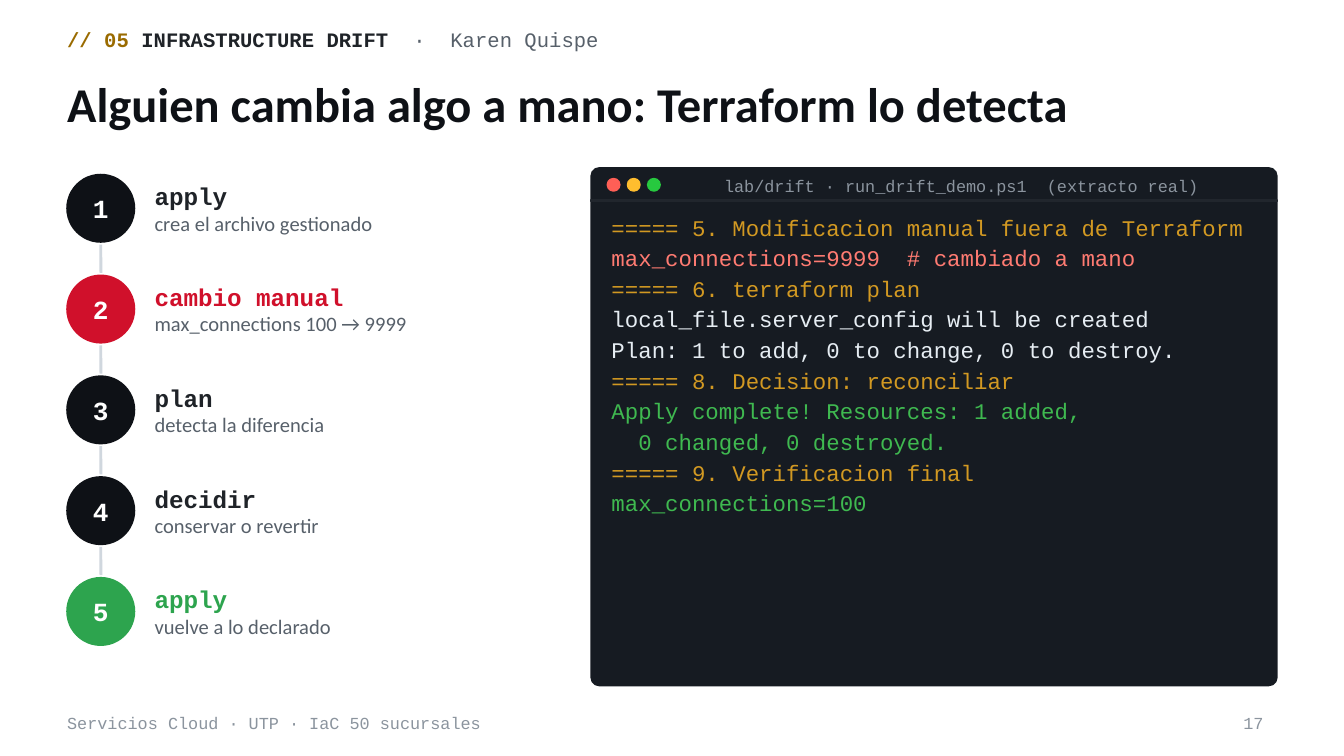
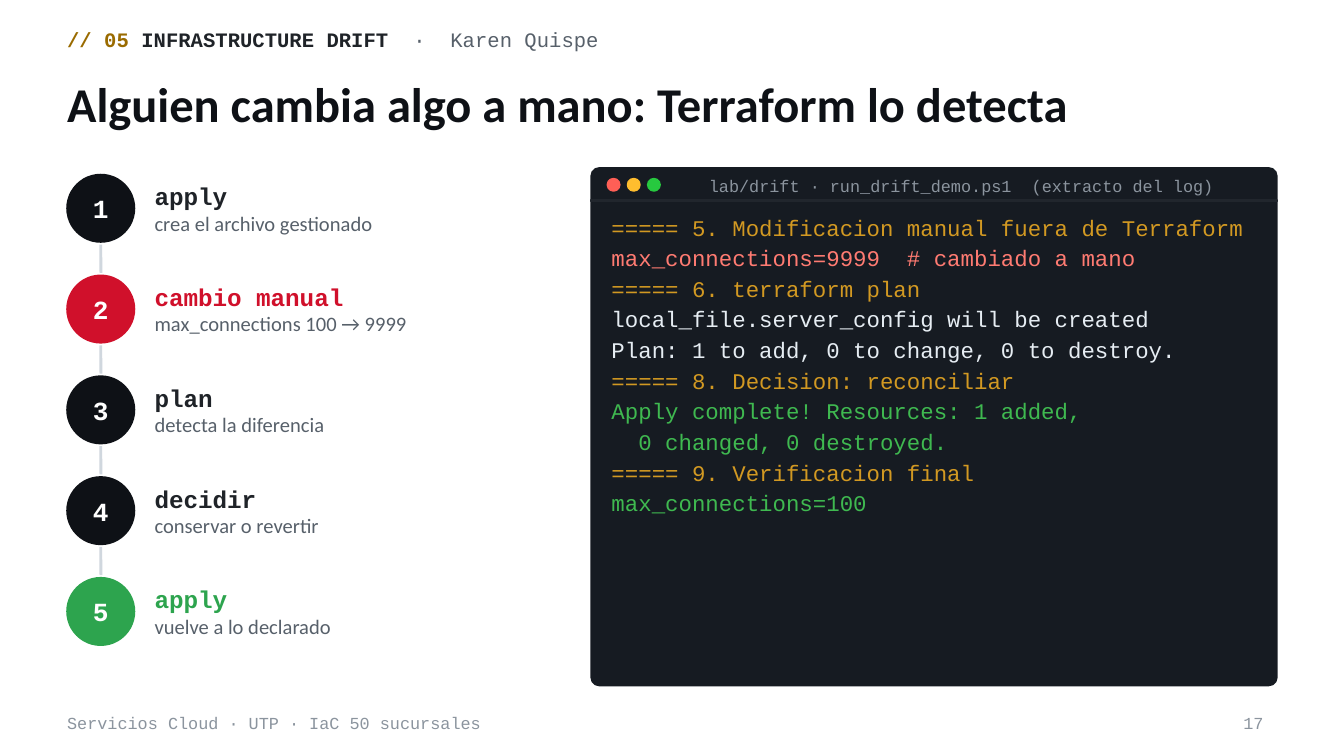
Before and after one commit to ThiagoIcochea/ServiciosCloudIAC, a slide deck: slide 17 of docs/academic/Sustentacion-IaC-50-Sucursales.pptx. Drawn at 1344x756 pixels with LibreOffice and Linux fonts; fonts in the diff are those of the drawing. Boxes give left, top, right and bottom in pixels: in the first picture for what was removed or moved away, otherwise in the second. Text is boxed around its words. In the diff, an @@ line names an element or a change of style, - is before the commit and + after.

```diff
--- a/docs/academic/Sustentacion-IaC-50-Sucursales.pptx
+++ b/docs/academic/Sustentacion-IaC-50-Sucursales.pptx
@@ text at bbox=[709, 180, 1213, 196]: text changed @@
-lab/drift · run_drift_demo.ps1 (extracto real)
+lab/drift · run_drift_demo.ps1 (extracto del log)
```
Also in this commit, not shown: 5 other slides changed, 2 slides added, 20 other files.
